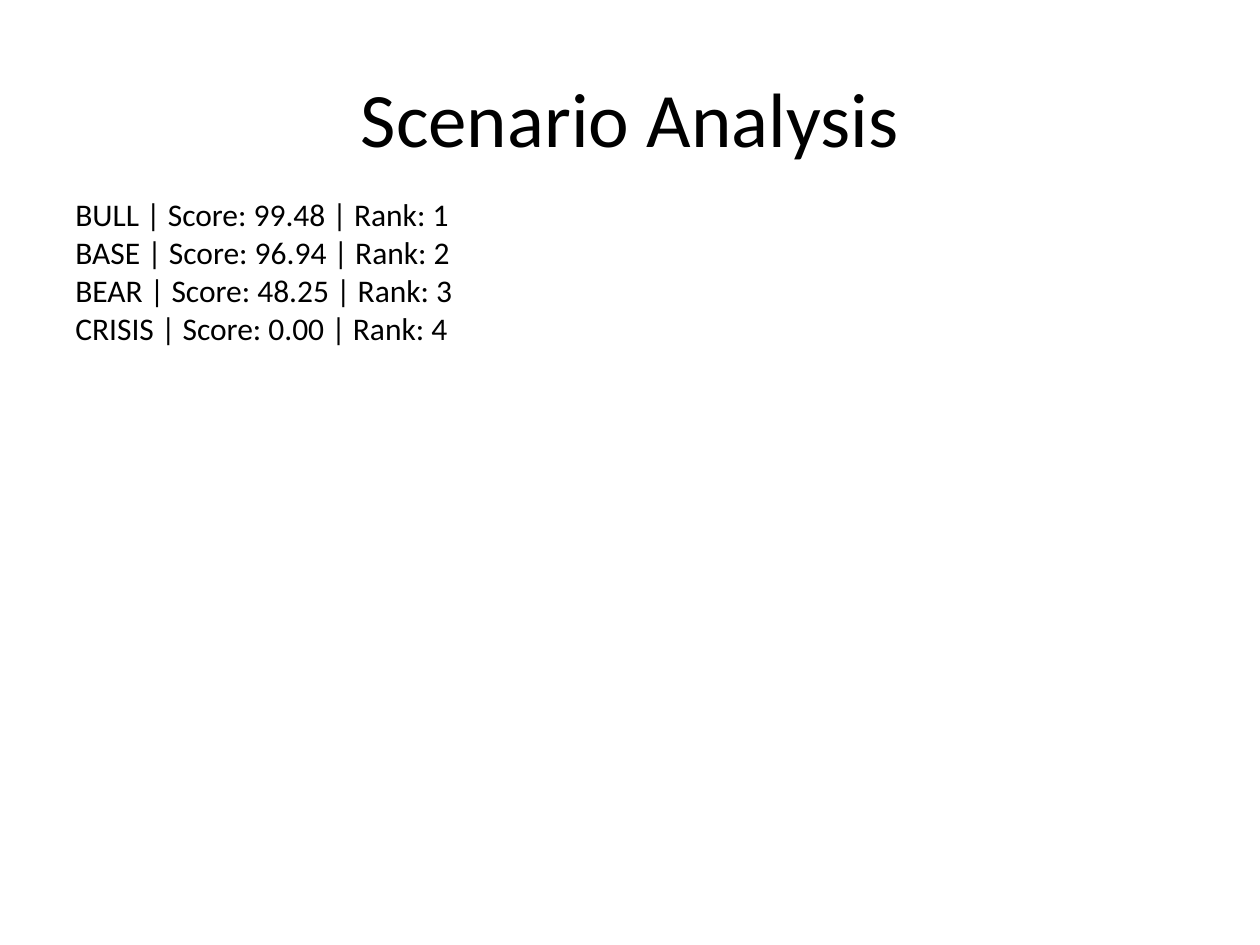
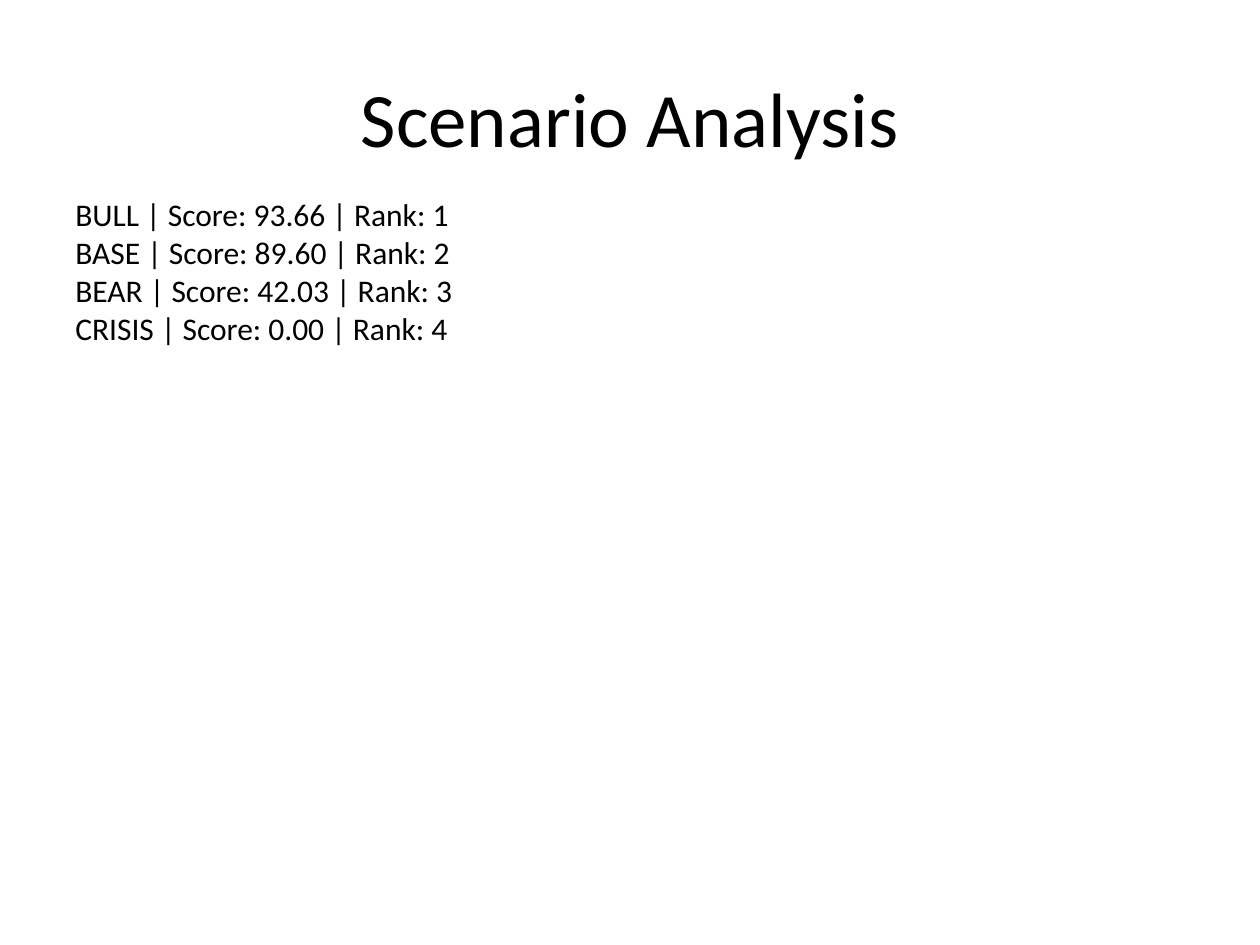
Before and after one commit to sakshinekkala28/Institutional_Quant_Platform, a slide deck: slide 5 of data/reports/investment_committee_presentation.pptx. Drawn at 1260x945 pixels with LibreOffice and Linux fonts; fonts in the diff are those of the drawing. Boxes give left, top, right and bottom in pixels: in the first picture for what was removed or moved away, otherwise in the second. Text is boxed around its words. In the diff, an @@ line names an element or a change of style, - is before the commit and + after.

```diff
--- a/data/reports/investment_committee_presentation.pptx
+++ b/data/reports/investment_committee_presentation.pptx
@@ text at (x1=75, y1=204, x2=452, y2=303): text changed @@
-BULL | Score: 99.48 | Rank: 1
-BASE | Score: 96.94 | Rank: 2
-BEAR | Score: 48.25 | Rank: 3
+BULL | Score: 93.66 | Rank: 1
+BASE | Score: 89.60 | Rank: 2
+BEAR | Score: 42.03 | Rank: 3
```
Also in this commit, not shown: 7 other slides changed, 20 other files.
